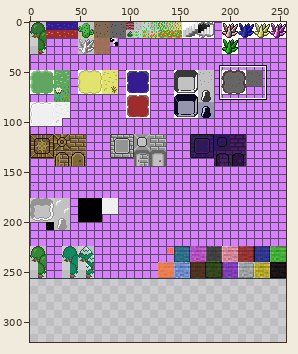
One commit to this sprite sheet: src/resources/textures/tiles.png. The first picture is a wide view before the edit; the outline marks the close-up.
Close-up. Before the commit:
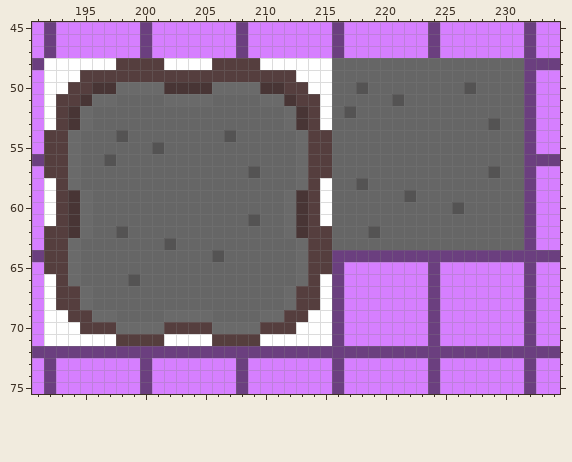
The file is 256x257 pixels. Shown: x 191..234, y 45..75. The old version is drawn lined up with the new one, on the new canvas. The commit also changed other parts of the picture, which this record leaves out.
After:
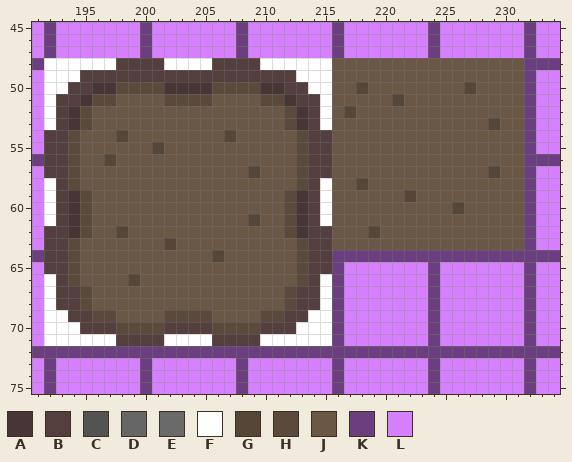
Palette (. is transparent): A #483535  B #553e3e  C #545353  D #666666  E #6a6a6a  F #ffffff  G #564638  H #5b4a3b  J #6b5745  K #6b3f7f  L #d67fff
Change:
canvas 256x257 -> 256x320
y 48..49: x 216..231 DDDDDDDDDDDDDDDD -> JJJJJJJJJJJJJJJJ
y 50: x 198..201 EEEE -> HHHH; x 206..209 EEEE -> HHHH; x 216..231 DDCDDDDDDDDCDDDD -> JJGJJJJJJJJGJJJJ
y 51: x 196..211 EEDDDDEEEEDDDDEE -> HHJJJJHHHHJJJJHH; x 216..231 DDDDDCDDDDDDDDDD -> JJJJJGJJJJJJJJJJ
y 52: x 195..212 EDDDDDDDDDDDDDDDDE -> HJJJJJJJJJJJJJJJJH; x 216..231 DCDDDDDDDDDDDDDD -> JGJJJJJJJJJJJJJJ
y 53: x 195..212 EDDDDDDDDDDDDDDDDE -> HJJJJJJJJJJJJJJJJH; x 216..231 DDDDDDDDDDDDDCDD -> JJJJJJJJJJJJJGJJ
y 54: x 194..213 EDDDCDDDDDDDDCDDDDDE -> HJJJGJJJJJJJJGJJJJJH; x 216..231 DDDDDDDDDDDDDDDD -> JJJJJJJJJJJJJJJJ
y 55: x 194..213 EDDDDDDCDDDDDDDDDDDE -> HJJJJJJGJJJJJJJJJJJH; x 216..231 DDDDDDDDDDDDDDDD -> JJJJJJJJJJJJJJJJ
y 56: x 194..213 EDDCDDDDDDDDDDDDDDDE -> HJJGJJJJJJJJJJJJJJJH; x 216..231 DDDDDDDDDDDDDDDD -> JJJJJJJJJJJJJJJJ
y 57: x 194..213 EDDDDDDDDDDDDDDCDDDE -> HJJJJJJJJJJJJJJGJJJH; x 216..231 DDDDDDDDDDDDDCDD -> JJJJJJJJJJJJJGJJ
y 58: x 194..213 EDDDDDDDDDDDDDDDDDDE -> HJJJJJJJJJJJJJJJJJJH; x 216..231 DDCDDDDDDDDDDDDD -> JJGJJJJJJJJJJJJJ
y 59: x 195..212 EDDDDDDDDDDDDDDDDE -> HJJJJJJJJJJJJJJJJH; x 216..231 DDDDDDCDDDDDDDDD -> JJJJJJGJJJJJJJJJ
y 60: x 195..212 EDDDDDDDDDDDDDDDDE -> HJJJJJJJJJJJJJJJJH; x 216..231 DDDDDDDDDDCDDDDD -> JJJJJJJJJJGJJJJJ
y 61: x 195..212 EDDDDDDDDDDDDDCDDE -> HJJJJJJJJJJJJJGJJH; x 216..231 DDDDDDDDDDDDDDDD -> JJJJJJJJJJJJJJJJ
y 62: x 195..212 EDDCDDDDDDDDDDDDDE -> HJJGJJJJJJJJJJJJJH; x 216..231 DDDCDDDDDDDDDDDD -> JJJGJJJJJJJJJJJJ
y 63: x 194..213 EDDDDDDDCDDDDDDDDDDE -> HJJJJJJJGJJJJJJJJJJH; x 216..231 DDDDDDDDDDDDDDDD -> JJJJJJJJJJJJJJJJ
y 64: x 194..213 EDDDDDDDDDDDCDDDDDDE -> HJJJJJJJJJJJGJJJJJJH
y 65: x 194..213 EDDDDDDDDDDDDDDDDDDE -> HJJJJJJJJJJJJJJJJJJH
y 66: x 194..213 EDDDDCDDDDDDDDDDDDDE -> HJJJJGJJJJJJJJJJJJJH
y 67..68: x 195..212 EDDDDDDDDDDDDDDDDE -> HJJJJJJJJJJJJJJJJH
y 69: x 196..211 EEDDDDEEEEDDDDEE -> HHJJJJHHHHJJJJHH
y 70: x 198..201 EEEE -> HHHH; x 206..209 EEEE -> HHHH
